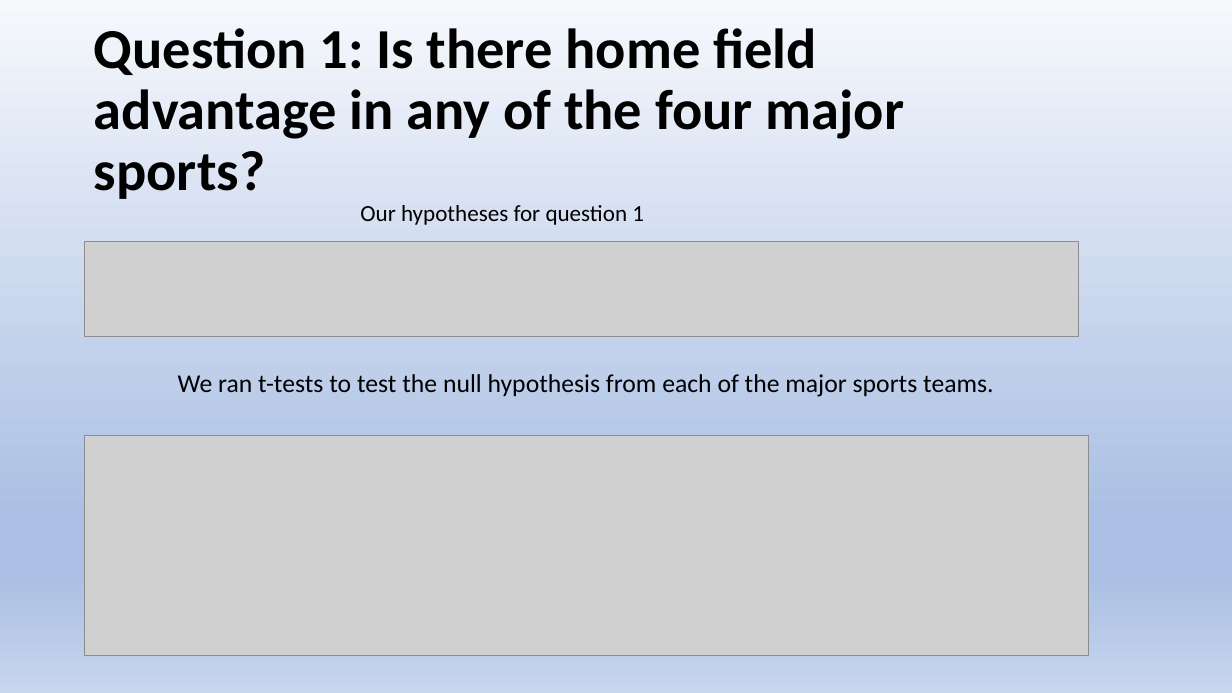
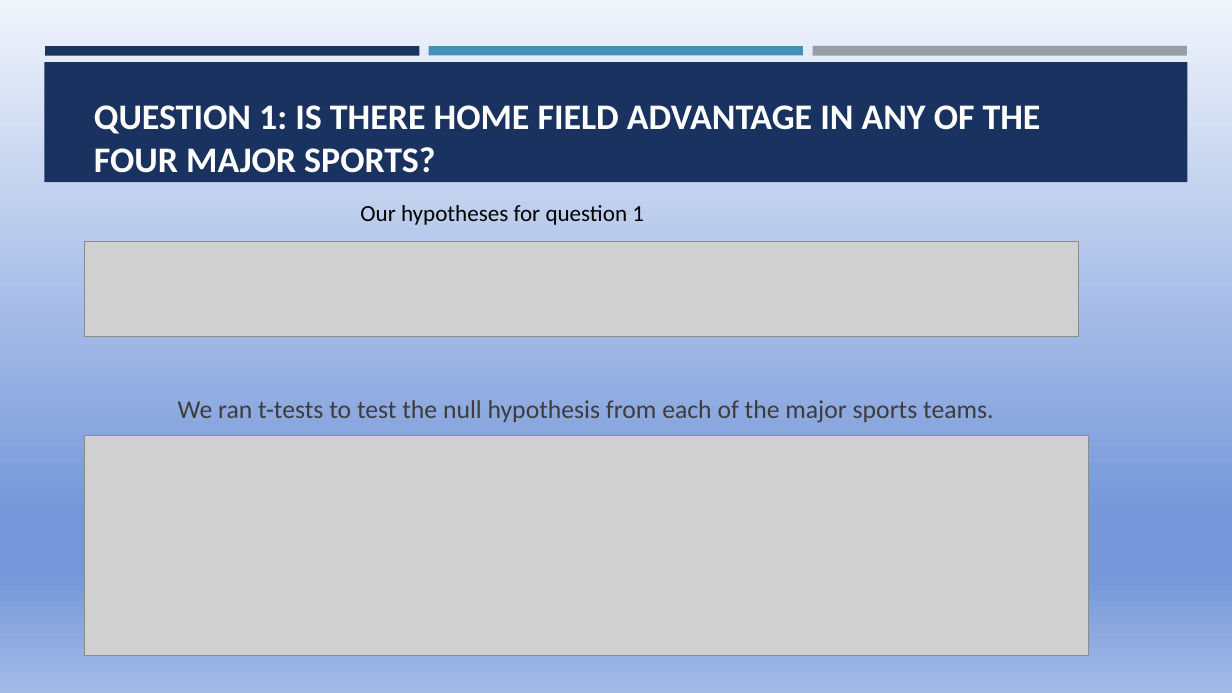
Before and after one commit to jprinfret/home_field_advantage, a slide deck: slide 4 of Presentation1.pptx. Drawn at 1232x693 pixels with LibreOffice and Linux fonts; fonts in the diff are those of the drawing; grey boxes stand for pictures. Boxes give left, top, right and bottom in pixels: in the first picture for what was removed or moved away, otherwise in the second. Text is boxed around its words. In the diff, an @@ line names an element or a change of style, - is before the commit and + after.

```diff
--- a/Presentation1.pptx
+++ b/Presentation1.pptx
@@ background gradient #F6F8FC to #ABC0E4 to #C7D5ED to gradient #F0F4FB to #7698DA to #A3BAE6 @@
@@ rectangle added at <box>45,46,420,55</box>, fill #1A3260 @@
@@ title "QUESTION 1: IS THERE HOME ..." at <box>94,105,1041,173</box>: vertical alignment middle to bottom @@
@@ rectangle added at <box>429,46,803,55</box>, fill #4590B8 @@
@@ rectangle added at <box>812,46,1187,56</box>, fill #969FA7 @@
@@ rectangle added at <box>44,62,1188,182</box>, fill #1A3260 @@
@@ title at <box>94,105,1041,173</box>: text changed; size 44 to 28 pt; text colour #000000 to #FFFFFF @@
-Question 1: Is there home field advantage in any of the four major sports?
+QUESTION 1: IS THERE HOME FIELD ADVANTAGE IN ANY OF THE FOUR MAJOR SPORTS?
@@ text "We ran t-tests to test ..." at <box>178,400,994,423</box>: text colour #000000 to #3D3D3D; line spacing 0.9 to 1; vertical alignment top to middle @@
```
Also in this commit, not shown: 4 other slides changed.
